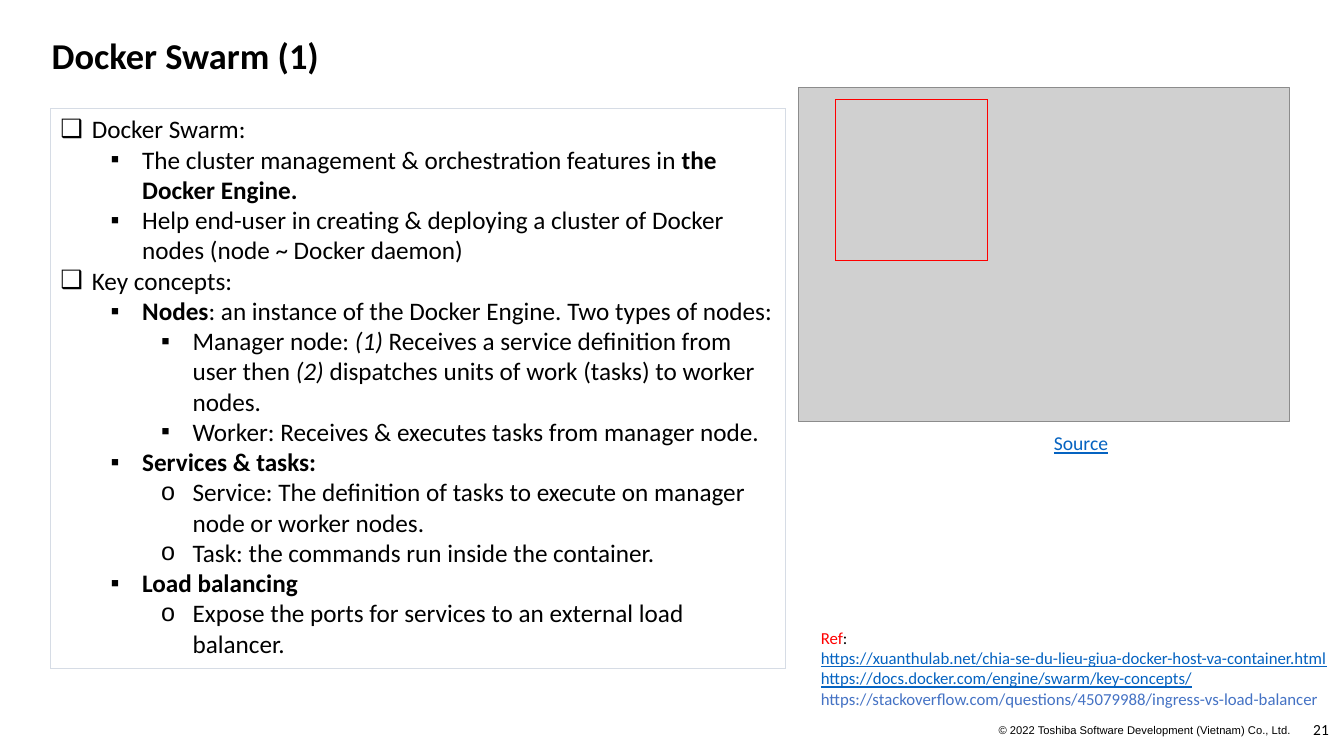
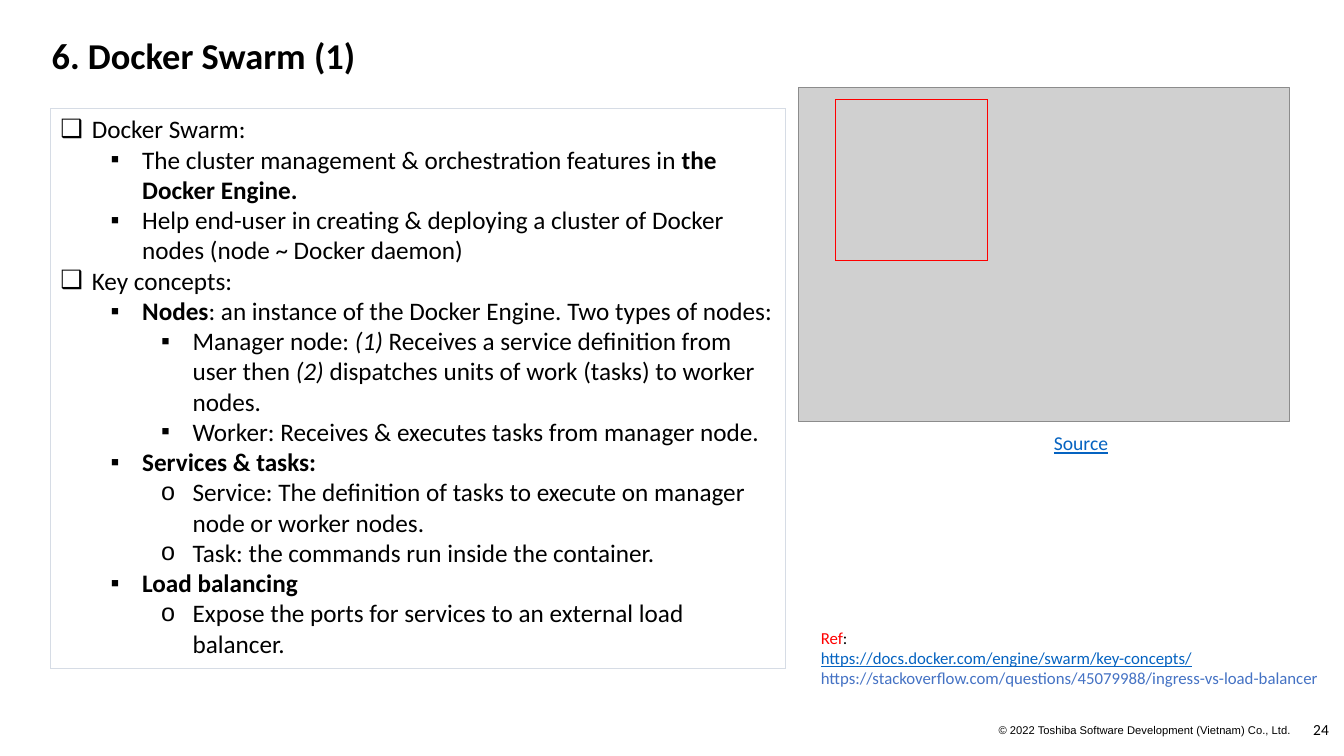
Before and after one commit to Doan-Nguyen/Programming, a slide deck: slide 24 of Docker_Kubeneste.pptx (slide 21 before the commit). Drawn at 1344x756 pixels with LibreOffice and Linux fonts; fonts in the diff are those of the drawing; grey boxes stand for pictures; background and template pictures are left out. Boxes give left, top, right and bottom in pixels: in the first picture for what was removed or moved away, otherwise in the second. Text is boxed around its words. In the diff, an @@ line names an element or a change of style, - is before the commit and + after.

```diff
--- a/Docker_Kubeneste.pptx
+++ b/Docker_Kubeneste.pptx
@@ title at <box>52,42,355,75</box>: text changed @@
-Docker Swarm (1)
+6. Docker Swarm (1)
@@ text at <box>821,652,1326,667</box>: paragraph removed @@
-https://xuanthulab.net/chia-se-du-lieu-giua-docker-host-va-container.html
@@ page number at <box>1313,725,1329,735</box>: text changed @@
-21
+24
```
Also in this commit, not shown: 19 other slides changed, 19 slides added, 4 slides removed.
